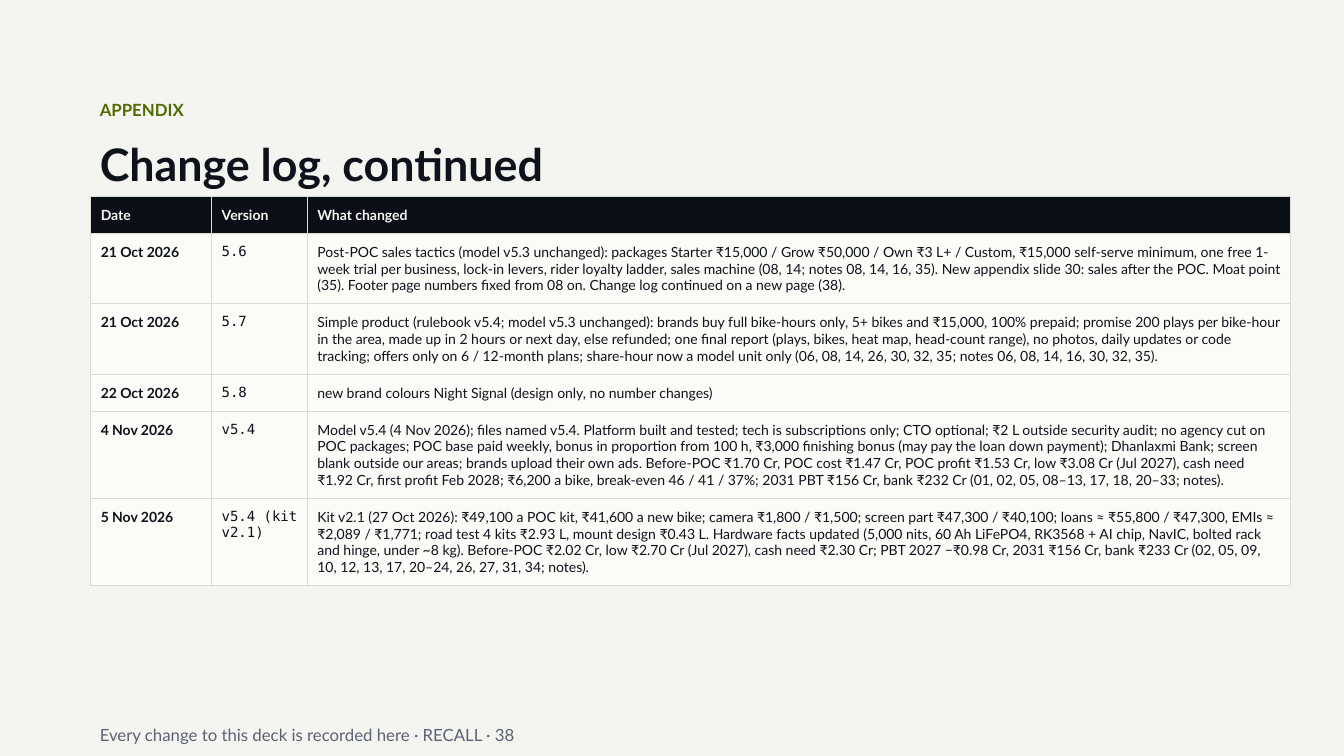
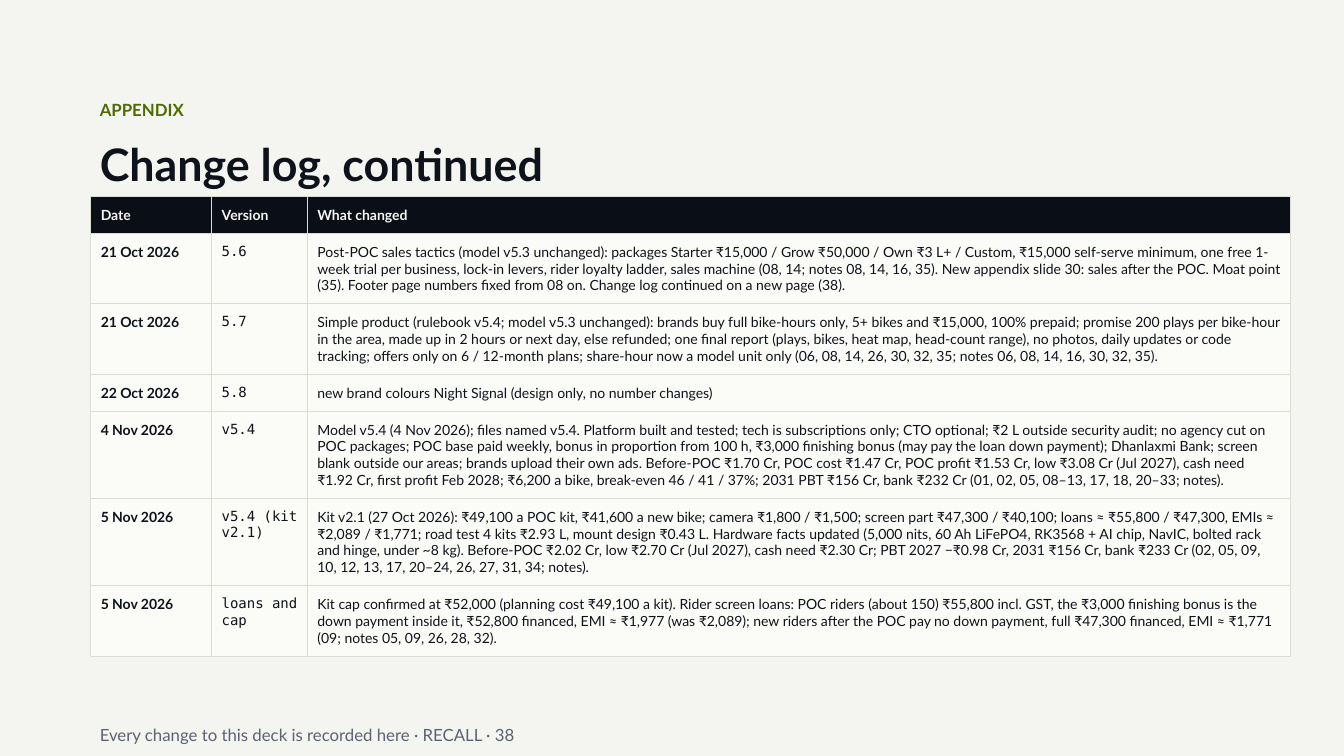
Before and after one commit to Picorus/recall-platform, a slide deck: slide 38 of docs/investor/01_RECALL_Investor_Deck_v5.4.pptx. Drawn at 1344x756 pixels with LibreOffice and Linux fonts; fonts in the diff are those of the drawing. Boxes give left, top, right and bottom in pixels: in the first picture for what was removed or moved away, otherwise in the second. Text is boxed around its words. In the diff, an @@ line names an element or a change of style, - is before the commit and + after.

```diff
--- a/docs/investor/01_RECALL_Investor_Deck_v5.4.pptx
+++ b/docs/investor/01_RECALL_Investor_Deck_v5.4.pptx
@@ table at (91,197,1291,649) @@
+row 7: 5 Nov 2026 | loans and cap | Kit cap confirmed at ₹52,000 (planning cost ₹49,100 a kit). Rider screen loans: POC riders (about 150) ₹55,800 incl. GST, the ₹3,000 finishing bonus is the down payment inside it, ₹52,800 financed, EMI ≈ ₹1,977 (was ₹2,089); new riders after the POC pay no down payment, full ₹47,300 financed, EMI ≈ ₹1,771 (09; notes 05, 09, 26, 28, 32).
```
Also in this commit, not shown: 1 other slide changed, 7 other files.
